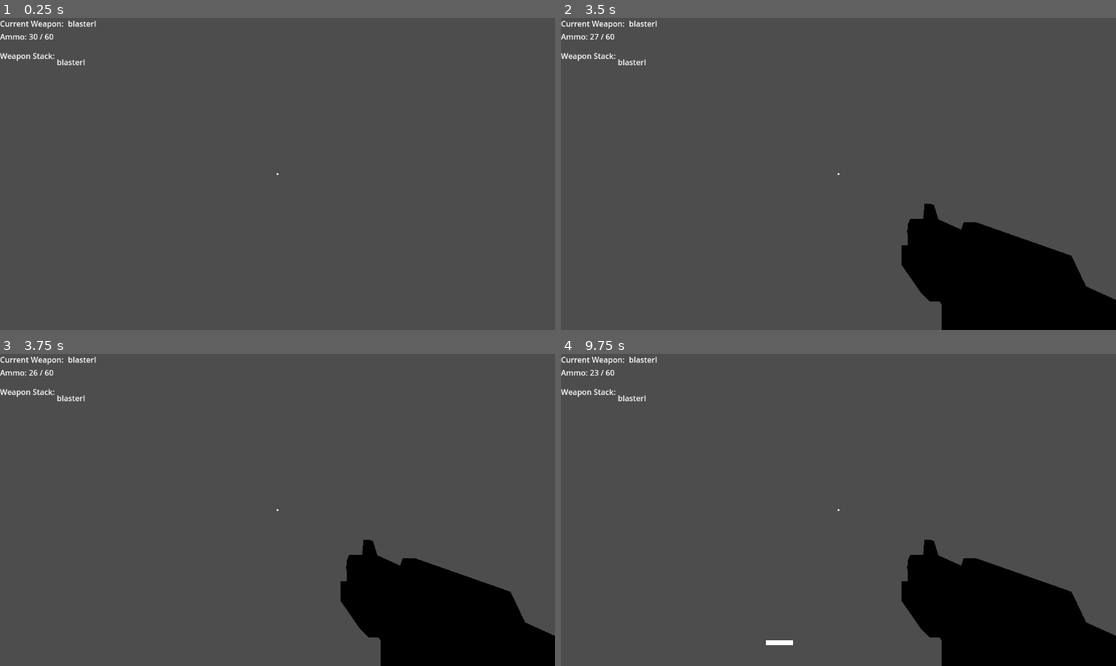
Above: before the commit, frames 1-4 (two rows, left to right).
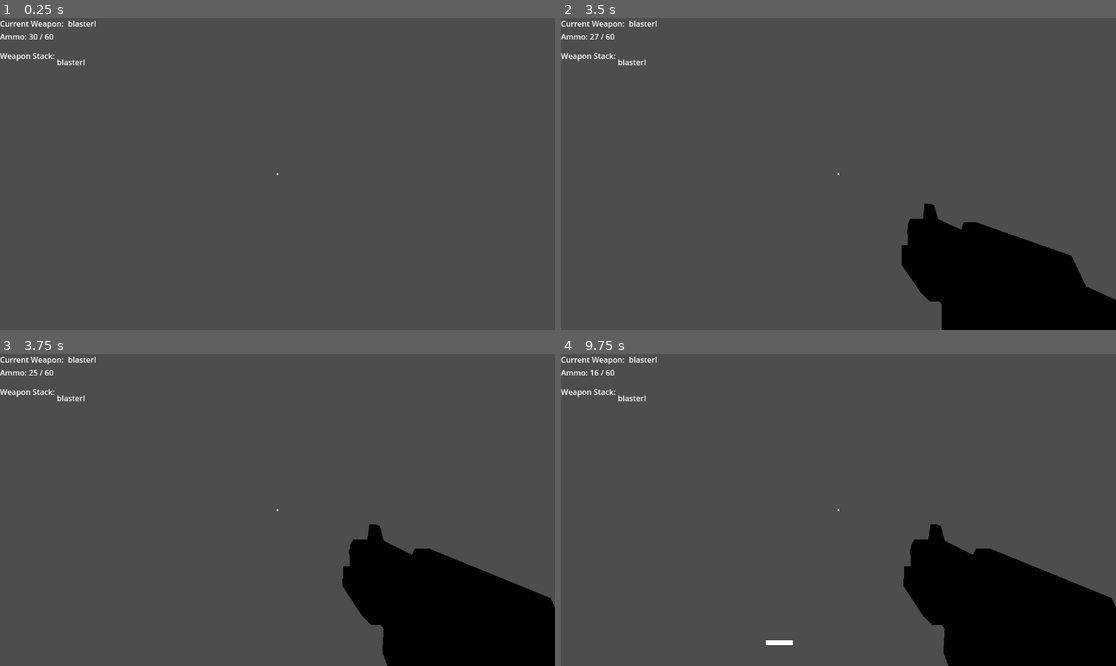
Above: after the commit, the same moments.

Repository: ColinVanderMeer/DuskRefiner
Game: Godot game, scene res://scenes/test.tscn
Same seed, same stepped clock (60 frames per second), same inputs: the game is played once before the commit and once after it. The project has no main scene, so this scene is started directly.
Inputs (mouse positions are in pixels of both pictures, inside the frame that each line leads up to):
- Up to frame 1 (0.25 s): no input
- Up to frame 2 (3.5 s): tap Enter (ui_accept) every 0.75 s from 0.5 to 2.75 s; move the mouse to (866, 174) at 0.52 s; hold Ctrl (crouch) 0.53-1.28 s; hold W (forward) from 0.53 s (still down); tap Space (jump) at 0.77, 1.52, 3.02 s; click (866, 174) at 0.8 s; move the mouse to (810, 174) at 1.27 s; click (810, 174) at 1.35 s; tap Shift (sprint) at 1.55 s; move the mouse to (849, 167) at 2.02 s; hold Shift (sprint) 2.03-2.78 s; tap Ctrl (crouch) at 2.3, 2.85 s; move the mouse to (832, 180) at 2.77 s; click (832, 180) at 3.05 s
- Up to frame 3 (3.75 s): keep holding W (forward); tap Enter (ui_accept) at 3.5 s; move the mouse to (316, 513) at 3.52 s; press the mouse at (316, 513) at 3.53 s
- Up to frame 4 (9.75 s): tap Space (jump) at 3.77, 4.52, 6.02, 6.77, 7.52, 9.02 s; tap Shift (sprint) at 3.8, 6.05 s; move the mouse to (794, 506) at 4.27 s; release the mouse at (794, 506) at 4.28 s; right-click (794, 506) at 4.35 s; tap Ctrl (crouch) at 4.55, 6.8, 8.85 s; move the mouse to (844, 510) at 5.02 s; hold Shift (sprint) 5.03-5.78 s; click (844, 510) at 5.3 s; tap Enter (ui_accept) at 5.75 s; move the mouse to (816, 503) at 5.77 s; release W (forward) at 5.78 s; hold D (right) 5.78-6.53 s; tap Mouse wheel down (wheelDown) at 5.85 s; move the mouse to (866, 510) at 6.52 s; hold Mouse wheel up (wheelUp) 6.53-7.28 s; hold W (forward) 6.53-8.78 s; move the mouse to (810, 510) at 7.27 s; tap 1 at 7.35 s; click (810, 510) at 7.55 s; move the mouse to (849, 503) at 8.02 s; hold Shift (sprint) 8.03-8.78 s; tap 4 at 8.1 s; move the mouse to (832, 516) at 8.77 s; hold A (left) 8.78-9.53 s; move the mouse to (877, 513) at 9.52 s; press the mouse at (877, 513) at 9.53 s; hold W (forward) from 9.53 s (still down)

Frames 1-2 are identical in both runs. In frame 3, 2.5% of the frame differs, in the area x 6-100%, y 5-100%; in frame 4, 2.5%, in the area x 5-100%, y 5-100%.

Commit message:
fix final errors

Diff:
--- a/Player_Controller/scripts/Player_Character/player_character.gd
+++ b/Player_Controller/scripts/Player_Character/player_character.gd
@@ -81,8 +81,8 @@
 				crouch()
 
 	if enable_sprint:
-		if Input.is_action_just_released("sprint") or Input.is_action_just_released("walk"):
-			if !(Input.is_action_pressed("walk") or Input.is_action_pressed("sprint")):
+		if Input.is_action_just_released("sprint"):
+			if !Input.is_action_pressed("sprint"):
 				speed_modifier = NORMAL_speed
 				exit_sprint()
 
@@ -90,9 +90,6 @@
 			if !sprint_on_cooldown:
 				speed_modifier = sprint_speed
 				sprint_timer.start(sprint_time_remaining)
-
-		if Input.is_action_just_pressed("walk") and !crouched:
-			speed_modifier = walk_speed
 
 func calculate_movement_parameters() -> void:
 	jump_gravity = (2*jump_height)/pow(jump_peak_time,2)
--- a/Player_Controller/scripts/Weapon_State_Machine/Weapon_State_Machine.gd
+++ b/Player_Controller/scripts/Weapon_State_Machine/Weapon_State_Machine.gd
@@ -185,7 +185,7 @@
 func _on_animation_finished(anim_name):
 	if anim_name == current_weapon_slot.weapon.shoot_animation:
 		if current_weapon_slot.weapon.auto_fire == true:
-				if Input.is_action_pressed("Shoot"):
+				if Input.is_action_pressed("primaryButton"):
 					shoot()
 
 	if anim_name == current_weapon_slot.weapon.change_animation:
